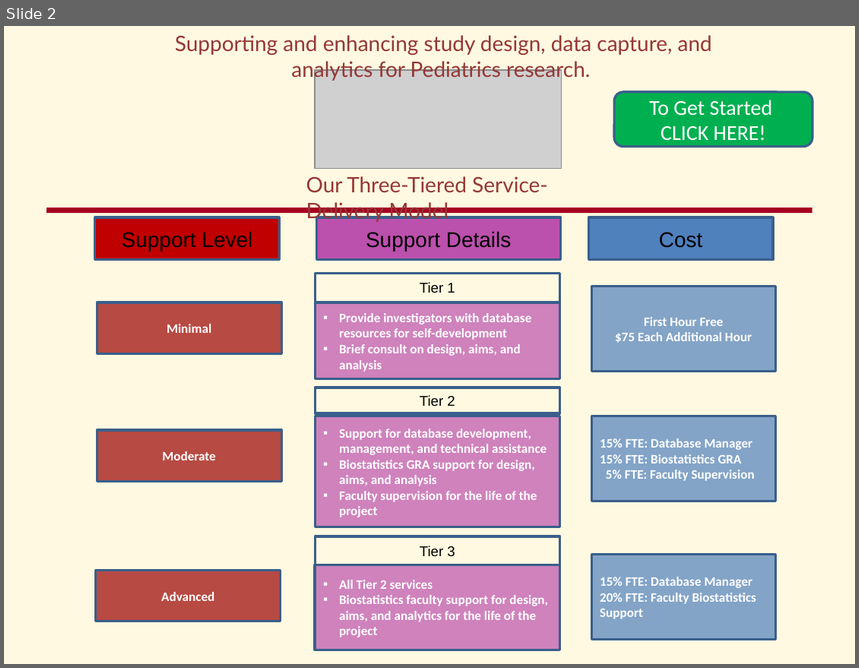
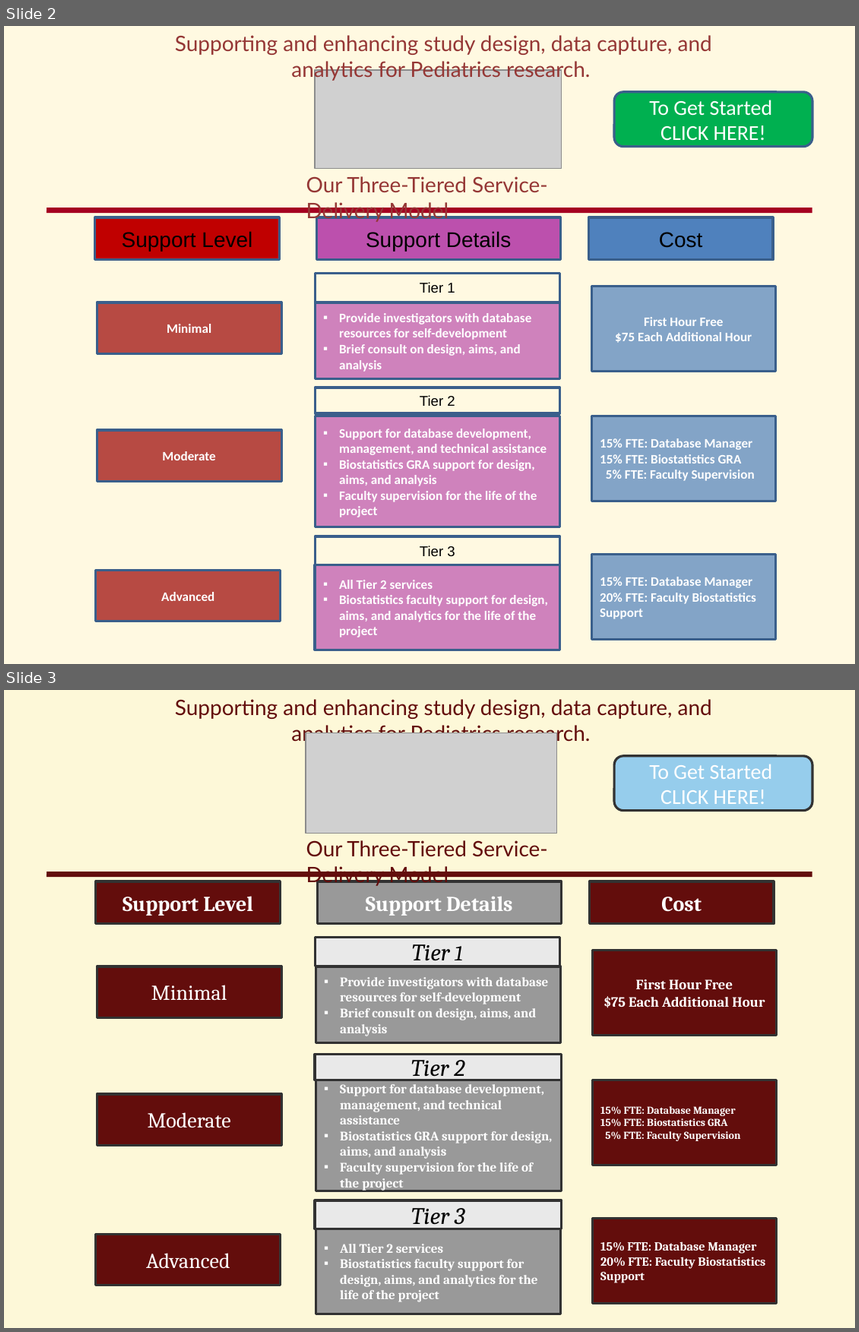
Before and after one commit to OuhscBbmc/RedcapExamplesAndPatterns, a slide deck: WebpageDevelopment/BBMC homepage.pptx. Shown one above the other, each under a label of ours: slide 2 before the commit, slides 2 and 3 after it. The pictures are 859x668 and 859x1332 pixels, drawn with LibreOffice and Linux fonts; fonts in the diff are those of the drawing; grey boxes stand for pictures. Boxes give left, top, right and bottom in pixels: in the first picture for what was removed or moved away, otherwise in the second. Text is boxed around its words. In the diff, an @@ line names an element or a change of style, - is before the commit and + after.

```diff
--- a/WebpageDevelopment/BBMC homepage.pptx
+++ b/WebpageDevelopment/BBMC homepage.pptx
@@ slide 3 added at (4, 690, 855, 1328), background #FDF8D8 @@
@@ text added at (175, 699, 712, 745), 18 pt, text #630D0C @@
+Supporting and enhancing study design, data capture, and analytics for Pediatrics research.
@@ picture added at (305, 733, 557, 834) @@
@@ rounded rectangle added at (614, 756, 813, 811), fill #96CDEC, outline #323232 2 pt, 18 pt, text #FFFFFF @@
+To Get Started
+CLICK HERE!
@@ text added at (306, 840, 548, 887), 18 pt, text #630D0C @@
+Our Three-Tiered Service-Delivery Model
@@ line added from (47, 875) to (813, 875), #630D0C 4.5 pt @@
@@ rectangle added at (96, 882, 281, 924), fill #630D0C, outline #323232 2 pt, 18 pt, text #FFFFFF, bold @@
+Support Level
@@ rectangle added at (317, 882, 562, 924), fill #999999, outline #323232 2 pt, 18 pt, text #FFFFFF, bold @@
+Support Details
@@ rectangle added at (590, 882, 775, 924), fill #630D0C, outline #323232 2 pt, 18 pt, text #FFFFFF, bold @@
+Cost
@@ rectangle added at (315, 938, 560, 966), fill #E9E9E9, outline #323232 2 pt, 20 pt, text #000000, italic @@
+Tier 1
@@ rectangle added at (592, 951, 777, 1036), fill #630D0C, outline #323232 2 pt, 12 pt, text #FFFFFF, bold @@
+First Hour Free
+$75 Each Additional Hour
@@ rectangle added at (97, 967, 281, 1018), fill #630D0C, outline #323232 2 pt, 18 pt, text #FFFFFF @@
+Minimal
@@ rectangle added at (316, 967, 560, 1043), fill #999999, outline #323232 2 pt, 11 pt, text #FFFFFF, bold @@
+▪ Provide investigators with database resources for self-development
+▪ Brief consult on design, aims, and analysis
@@ rectangle added at (315, 1054, 562, 1080), fill #E9E9E9, outline #323232 2 pt, 20 pt, text #000000, italic @@
+Tier 2
@@ rectangle added at (97, 1094, 281, 1145), fill #630D0C, outline #323232 2 pt, 18 pt, text #FFFFFF @@
+Moderate
@@ rectangle added at (316, 1080, 562, 1192), fill #999999, outline #323232 2 pt, 11 pt, text #FFFFFF, bold @@
+▪ Support for database development, management, and technical assistance
+▪ Biostatistics GRA support for design, aims, and analysis
+▪ Faculty supervision for the life of the project
@@ rectangle added at (592, 1080, 777, 1165), fill #630D0C, outline #323232 2 pt, 9 pt, text #FFFFFF, bold @@
+15% FTE: Database Manager
+15% FTE: Biostatistics GRA
+5% FTE: Faculty Supervision
@@ rectangle added at (315, 1201, 562, 1229), fill #E9E9E9, outline #323232 2 pt, 20 pt, text #000000, italic @@
+Tier 3
@@ rectangle added at (96, 1235, 281, 1286), fill #630D0C, outline #323232 2 pt, 18 pt, text #FFFFFF @@
+Advanced
@@ rectangle added at (316, 1229, 560, 1314), fill #999999, outline #323232 2 pt, 11 pt, text #FFFFFF, bold @@
+▪ All Tier 2 services
+▪ Biostatistics faculty support for design, aims, and analytics for the life of the project
@@ rectangle added at (592, 1219, 777, 1304), fill #630D0C, outline #323232 2 pt, 10.5 pt, text #FFFFFF, bold @@
+15% FTE: Database Manager
+20% FTE: Faculty Biostatistics Support
```
Also in this commit, not shown: 3 other files.
